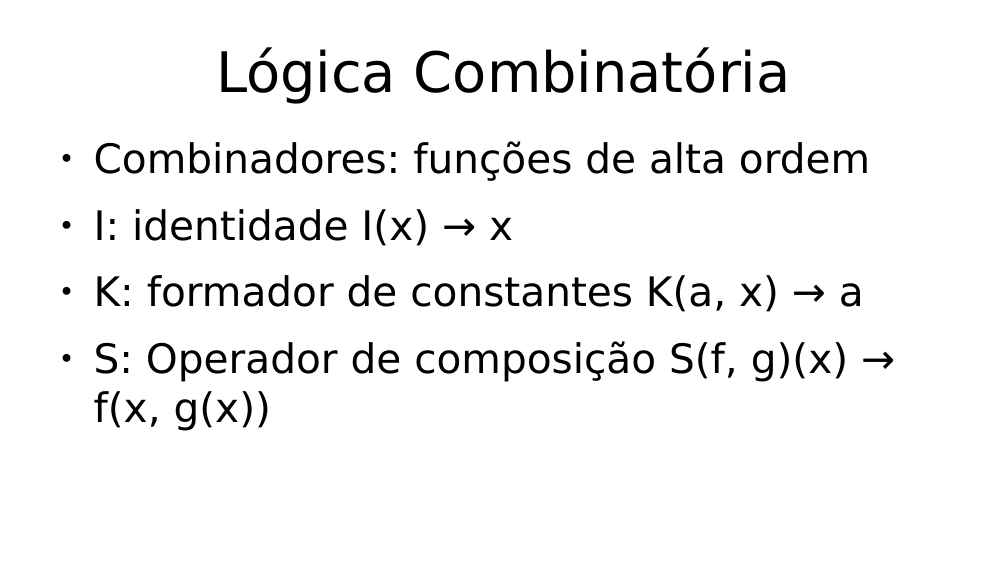
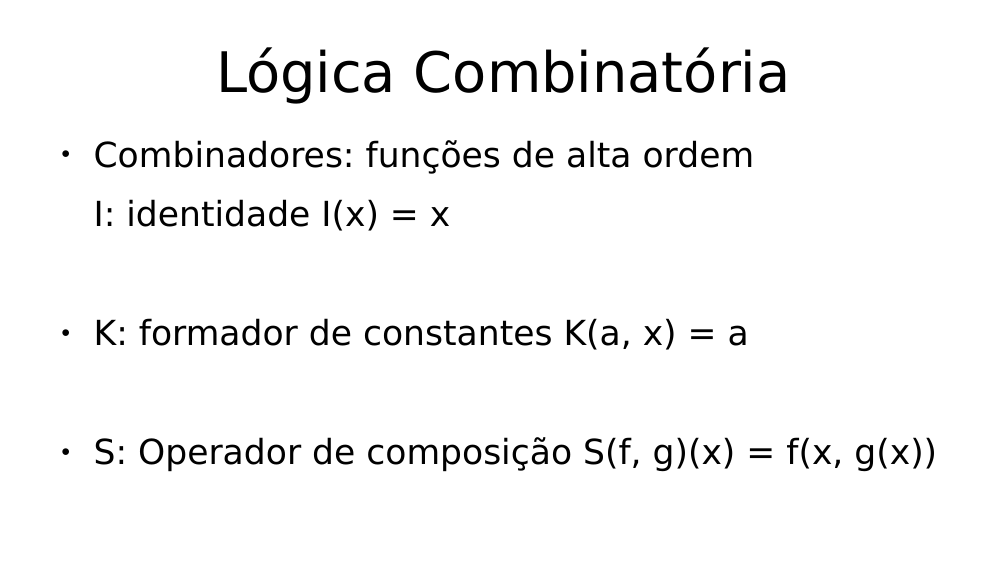
Before and after one commit to hlah/teoria_da_computacao, a slide deck: slide 3 of pesquisa/slides.odp. Drawn at 1008x567 pixels with LibreOffice and Linux fonts; fonts in the diff are those of the drawing. Boxes give left, top, right and bottom in pixels: in the first picture for what was removed or moved away, otherwise in the second. Text is boxed around its words. In the diff, an @@ line names an element or a change of style, - is before the commit and + after.

```diff
--- a/pesquisa/slides.odp
+++ b/pesquisa/slides.odp
@@ text at <box>94,140,755,174</box>: size 32 to 27.2 pt in "Combinadores: funções de alta ordem" @@
@@ text at <box>94,199,937,471</box>: text changed; size 32 to 27.2 pt @@
-● I: identidade I(x) → x
-● K: formador de constantes K(a, x) → a
-● S: Operador de composição S(f, g)(x) → f(x, g(x))
+I: identidade I(x) = x
+● K: formador de constantes K(a, x) = a
+● S: Operador de composição S(f, g)(x) = f(x, g(x))
```
Also in this commit, not shown: 11 other slides changed, 4 slides added, 1 slide removed.
